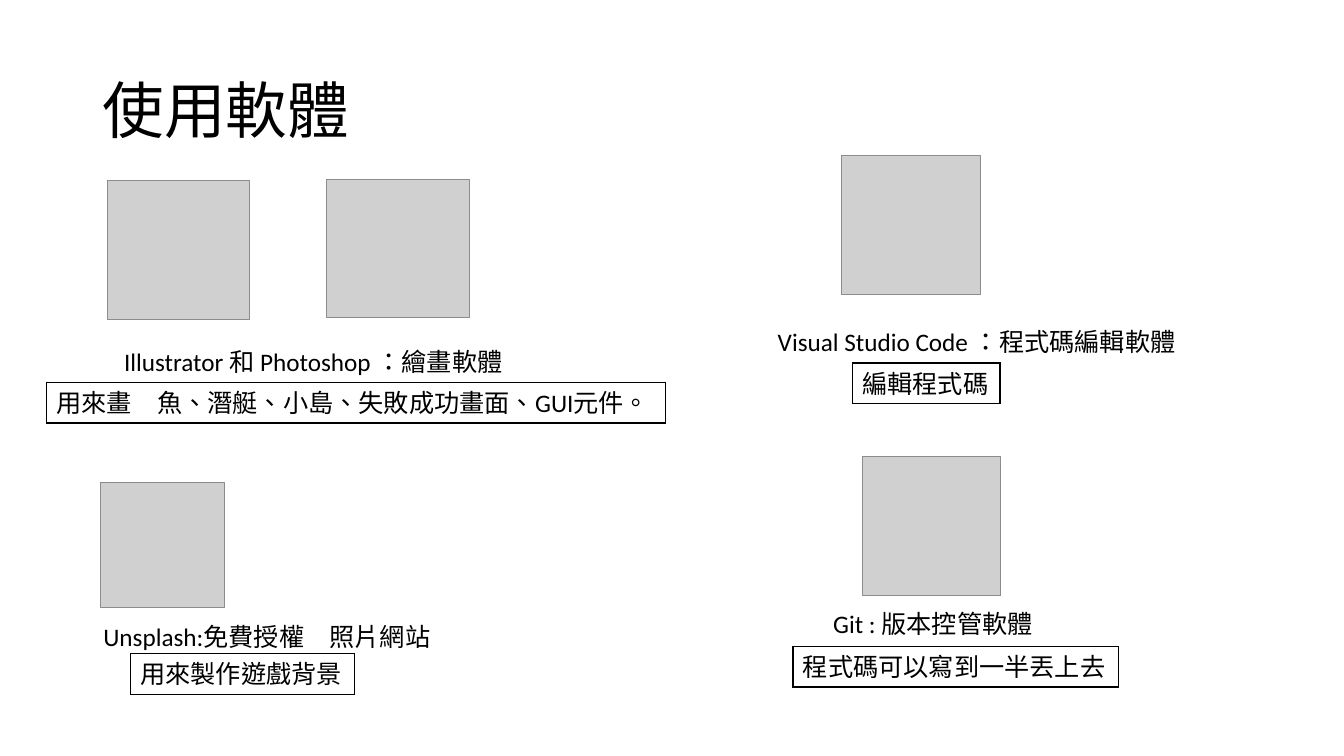
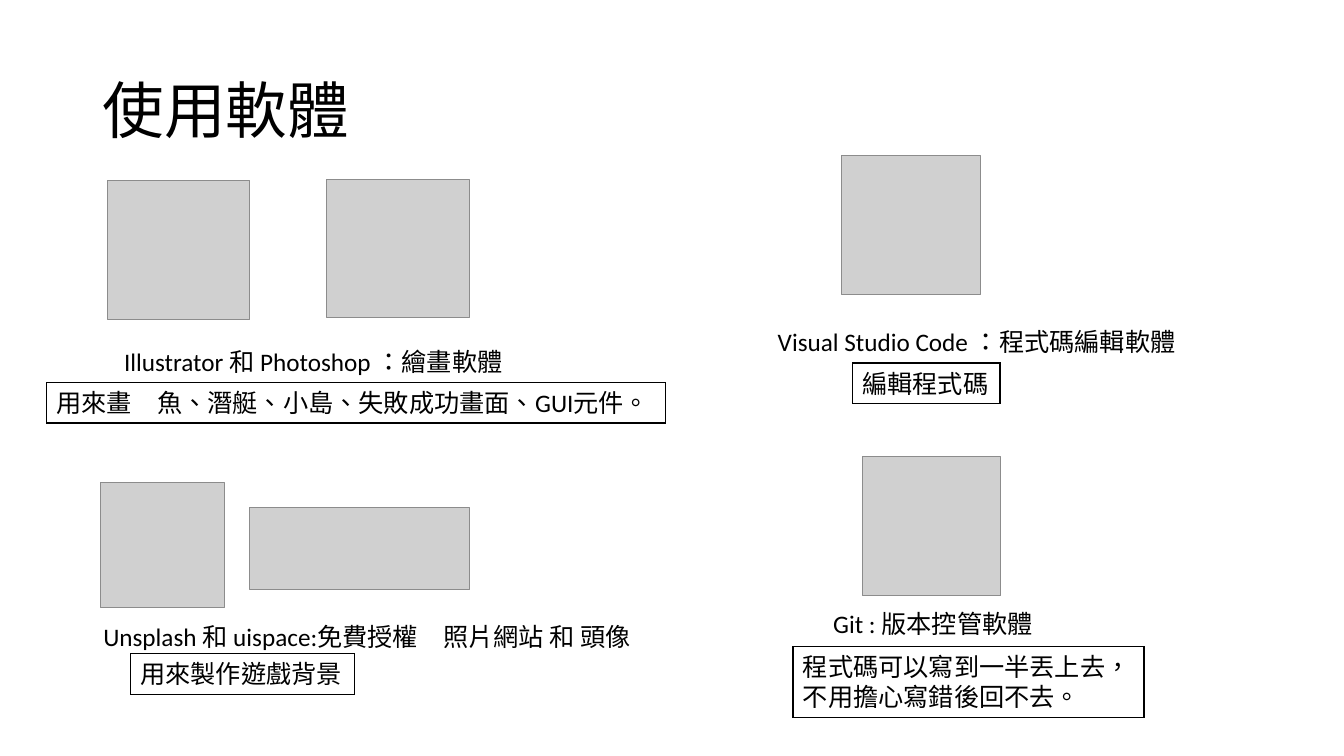
Before and after one commit to Freedom1026/Canvas, a slide deck: slide 2 of 保衛潛艇戰(守城遊戲).pptx. Drawn at 1344x756 pixels with LibreOffice and Linux fonts; fonts in the diff are those of the drawing; grey boxes stand for pictures. Boxes give left, top, right and bottom in pixels: in the first picture for what was removed or moved away, otherwise in the second. Text is boxed around its words. In the diff, an @@ line names an element or a change of style, - is before the commit and + after.

```diff
--- a/保衛潛艇戰(守城遊戲).pptx
+++ b/保衛潛艇戰(守城遊戲).pptx
@@ picture added at <box>250,508,470,590</box> @@
@@ text at <box>103,624,631,650</box>: text changed @@
-Unsplash:免費授權 照片網站
+Unsplash 和 uispace:免費授權 照片網站 和 頭像
@@ rectangle "程式碼可以寫到一半丟上去，": place and size @@
-rectangle "程式碼可以寫到一半丟上去，" at <box>793,646,1119,687</box>
+rectangle "程式碼可以寫到一半丟上去，" at <box>793,646,1144,718</box>
@@ text in rectangle at <box>803,654,1131,708</box>: text changed @@
-程式碼可以寫到一半丟上去
+程式碼可以寫到一半丟上去，
+不用擔心寫錯後回不去。
```
Also in this commit, not shown: 7 other slides changed, 3 other files.
